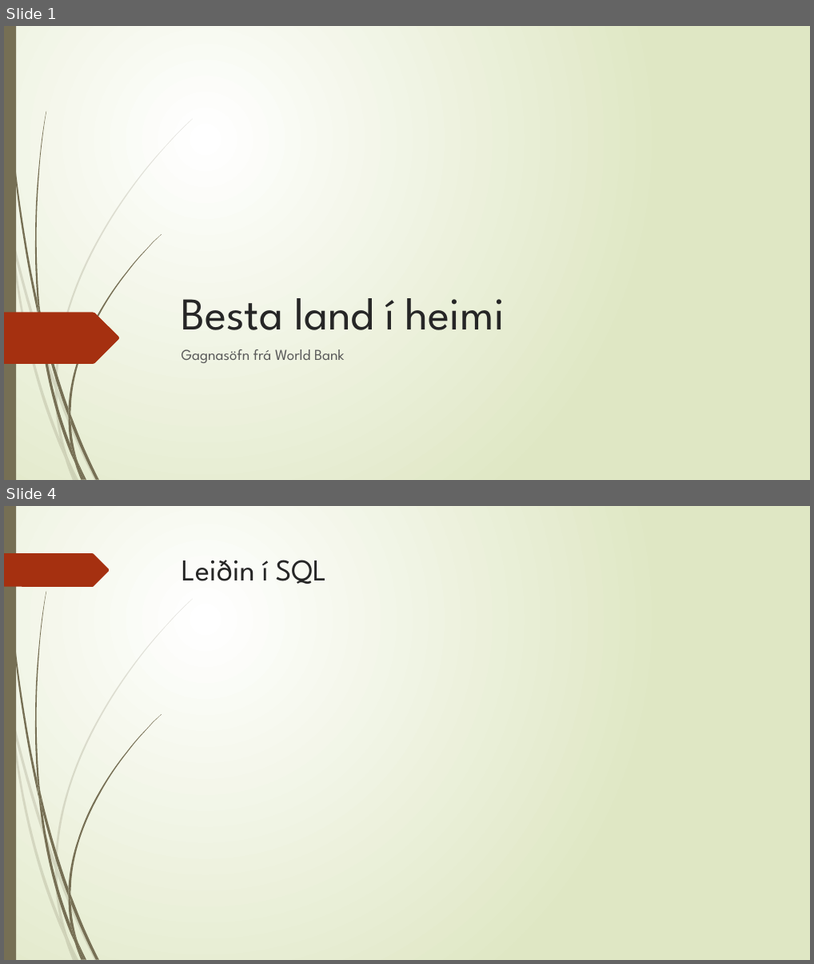
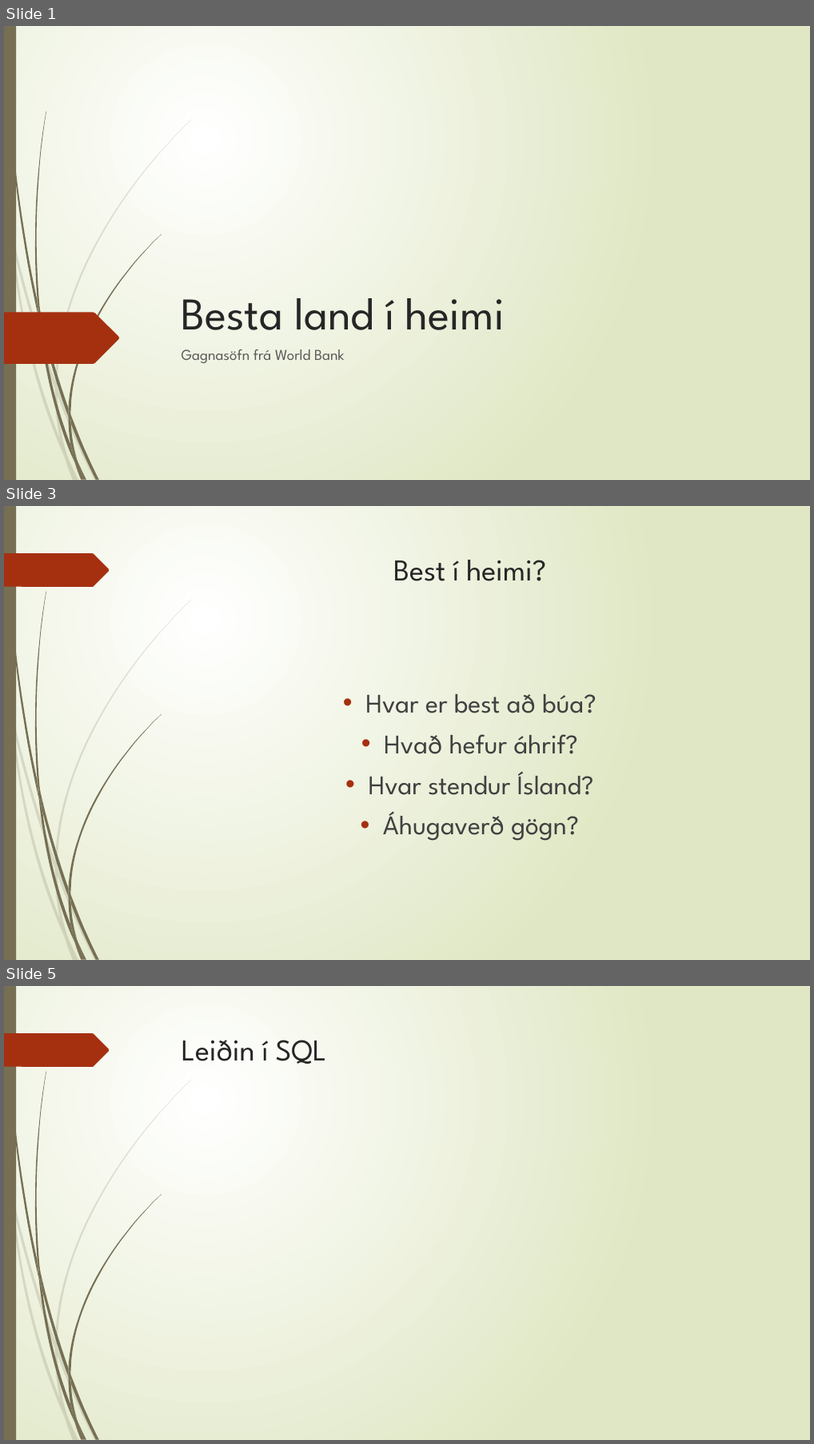
Before and after one commit to thortom/T-316-GAVI, a slide deck: Verkefni3/Kynning.pptx. Shown one above the other, each under a label of ours: slides 1 and 4 before the commit, slides 1, 3 and 5 after it; the slides between them are not shown. The pictures are 814x964 and 814x1444 pixels, drawn with LibreOffice and Linux fonts; fonts in the diff are those of the drawing. Boxes give left, top, right and bottom in pixels: in the first picture for what was removed or moved away, otherwise in the second. Text is boxed around its words. In the diff, an @@ line names an element or a change of style, - is before the commit and + after.

```diff
--- a/Verkefni3/Kynning.pptx
+++ b/Verkefni3/Kynning.pptx
@@ slide 3 added at (x1=4, y1=506, x2=810, y2=960), background gradient #FFFFFF to #DFE8C4; not listed: 24 template elements that a slide beside it also shows @@
@@ title added at (x1=394, y1=560, x2=546, y2=581), 36 pt, text #262626 @@
+Best í heimi?
@@ text added at (x1=366, y1=694, x2=597, y2=840), 32 pt, text #404040 @@
+• Hvar er best að búa?
+• Hvað hefur áhrif?
+• Hvar stendur Ísland?
+• Áhugaverð gögn?
@@ what was slide 4 is now slide 5 @@
```
Also in this commit, not shown: 3 slides changed, 4 other slides added, 2 slides removed.
